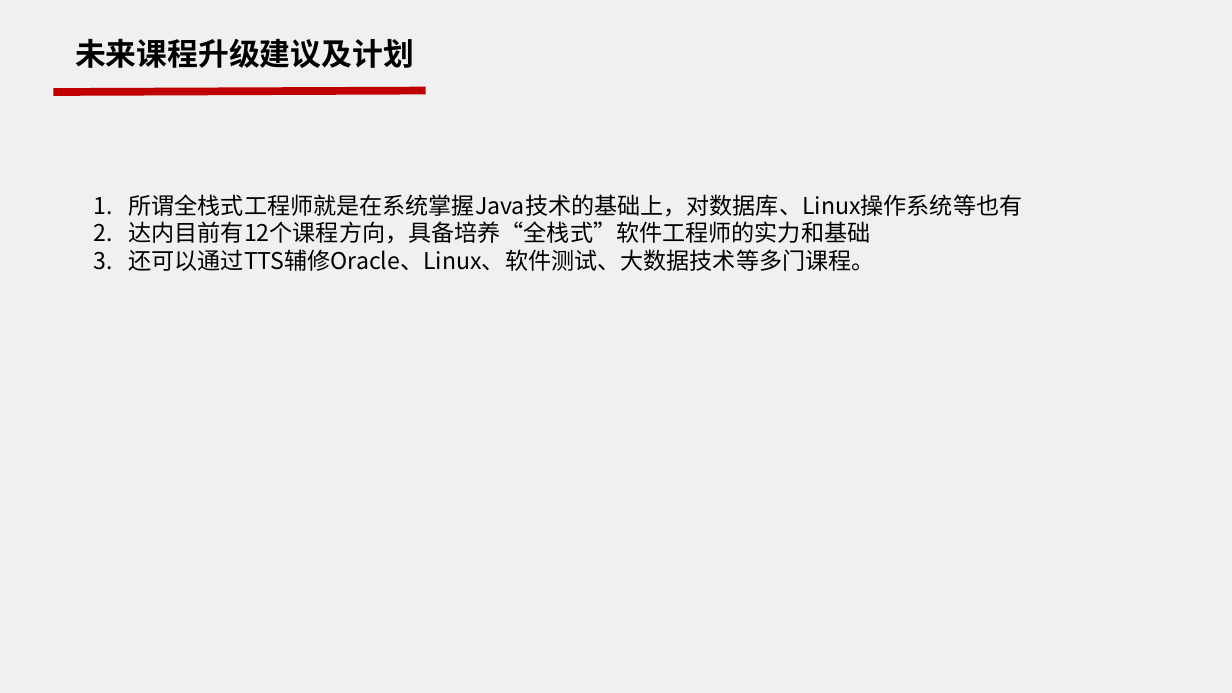
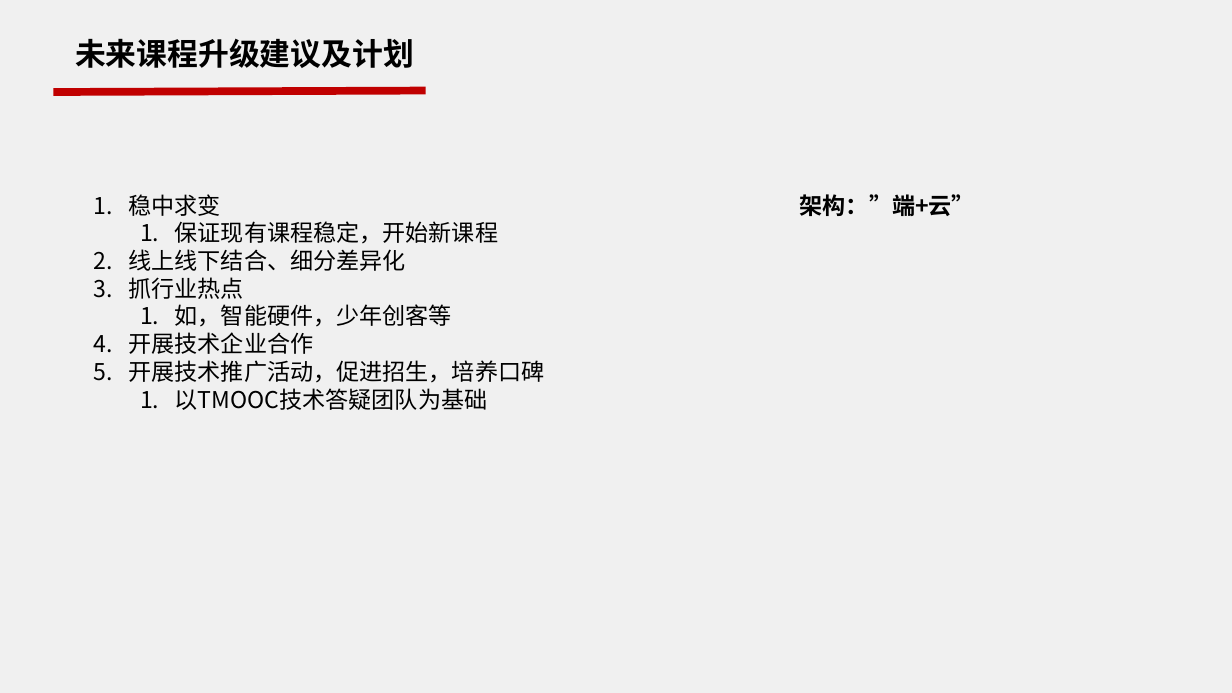
Before and after one commit to work-2015/work, a slide deck: slide 11 of 2015年中工作会/2015集团教学总监年中工作会_ESD_冯华.pptx. Drawn at 1232x693 pixels with LibreOffice and Linux fonts; fonts in the diff are those of the drawing; background and template pictures are left out. Boxes give left, top, right and bottom in pixels: in the first picture for what was removed or moved away, otherwise in the second. Text is boxed around its words. In the diff, an @@ line names an element or a change of style, - is before the commit and + after.

```diff
--- a/2015年中工作会/2015集团教学总监年中工作会_ESD_冯华.pptx
+++ b/2015年中工作会/2015集团教学总监年中工作会_ESD_冯华.pptx
@@ text at (129,194,545,410): text changed @@
-1. 所谓全栈式工程师就是在系统掌握Java技术的基础上，对数据库、Linux操作系统等也有
-2. 达内目前有12个课程方向，具备培养“全栈式”软件工程师的实力和基础
-3. 还可以通过TTS辅修Oracle、Linux、软件测试、大数据技术等多门课程。
+1. 稳中求变
+  1. 保证现有课程稳定，开始新课程
+2. 线上线下结合、细分差异化
+3. 抓行业热点
+  1. 如，智能硬件，少年创客等
+4. 开展技术企业合作
+5. 开展技术推广活动，促进招生，培养口碑
+  1. 以TMOOC技术答疑团队为基础
@@ text added at (800,194,975,216), 18 pt, text #000000, bold @@
+架构：”端+云”
```
Also in this commit, not shown: 1 other slide changed.
